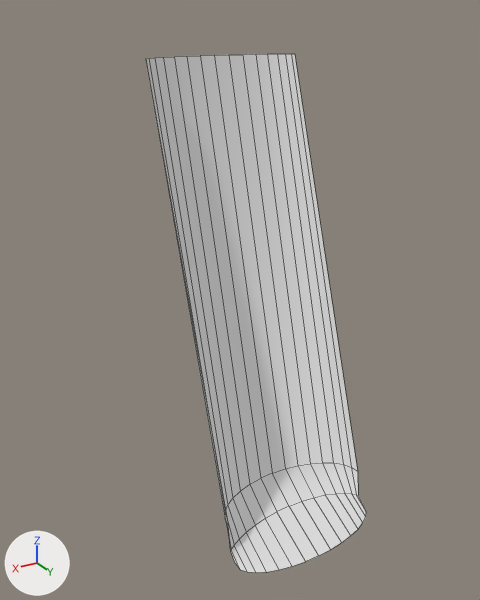
A saved change to the Blender file Assets/lib_prefab/紫电/FX/fx_柱体.blend.
Before and after are seen from a 50 mm lens placed at (4.11, 5.29, 6.19), pointed at (0.18, -1.26, 2.91). Every picture has the same lights, and +X, +Y and +Z are marked at lower left. Mesh edges are drawn as thin lines.

Names of what the first picture shows: '柱体'.
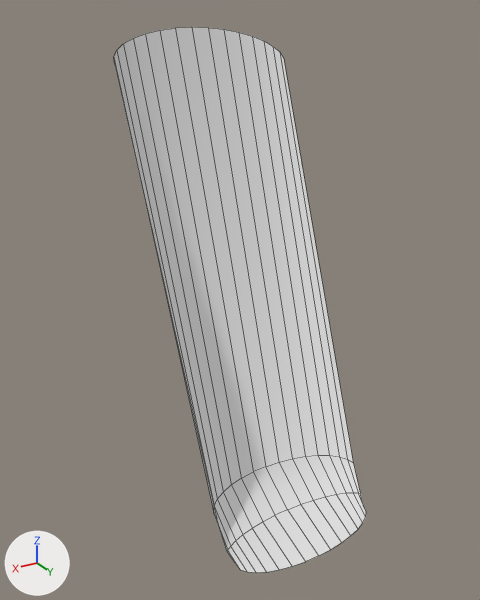
Boxes (x1, y1, x2, y2) around the edits, measured in the pictures (480 x 600 px):
'柱体', reshaped (14% wider)
    before: (146, 54, 366, 573)
    after: (114, 27, 366, 573)

What the commit changed:
me_柱体 is used by ob_柱体; location (0.0, 0.0, 0.0).
me_柱体 had 68 vertices, 48 faces and spanned x -1.0..1.0, y -2.16..0.34, z 0.0..5.73.
me_柱体 now has 68 vertices, 48 faces and spans x -1.18..1.18, y -2.74..0.34, z 0.0..6.03.
me_柱体 part 1: 51 of 68 vertices moved; they spanned x -1.0..1.0, y -2.16..-0.12, z 0.19..5.73 and now span x -1.18..1.18, y -2.74..-0.12, z 0.2..6.03; mean shift (0.0, -0.24, 0.04); largest move (0.0, -2.16, 5.73) -> (0.0, -2.74, 6.03).
